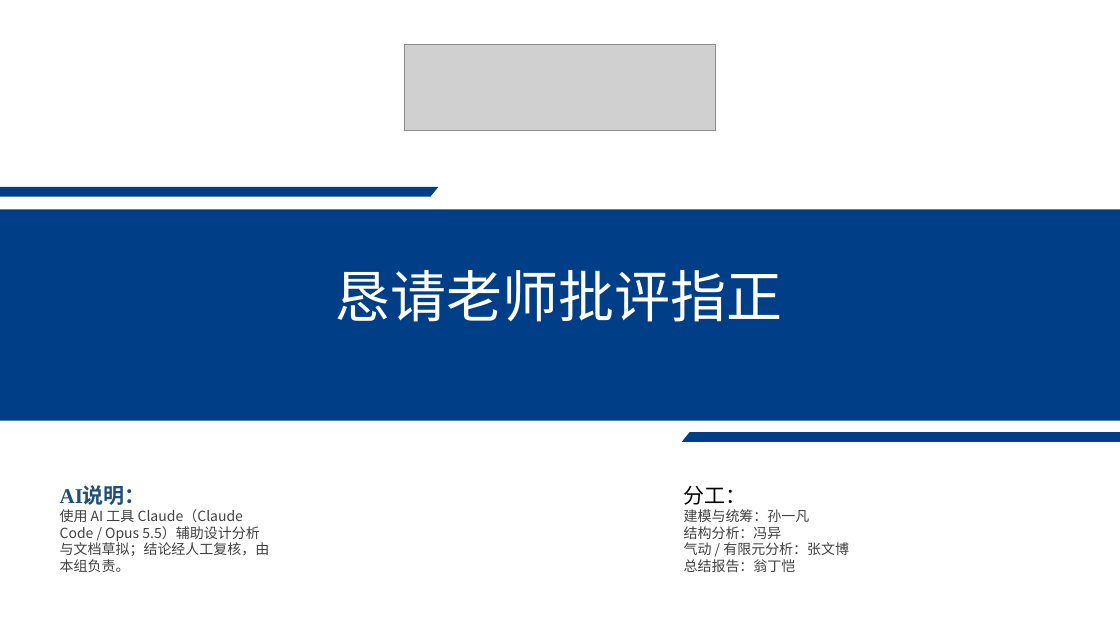
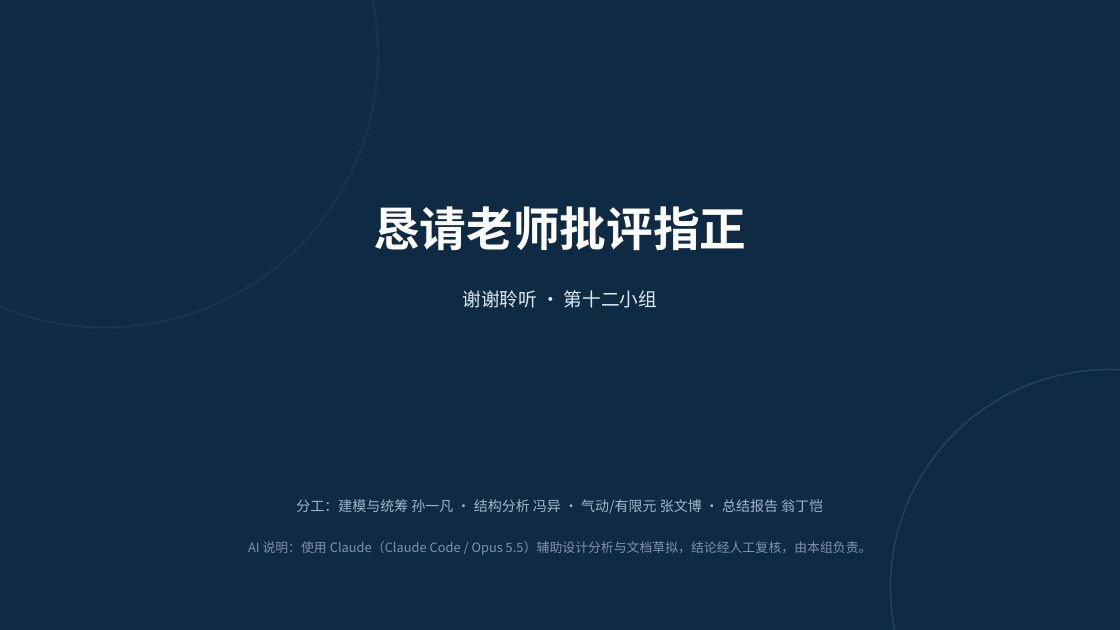
Before and after one commit to SunYifan-IrV/Aircraft_Structure_design, a slide deck: slide 13 of 05_Presentation/飞行器结构设计报告.pptx (slide 9 before the commit). Drawn at 1120x630 pixels with LibreOffice and Linux fonts; fonts in the diff are those of the drawing; grey boxes stand for pictures. Boxes give left, top, right and bottom in pixels: in the first picture for what was removed or moved away, otherwise in the second. Text is boxed around its words. In the diff, an @@ line names an element or a change of style, - is before the commit and + after.

```diff
--- a/05_Presentation/飞行器结构设计报告.pptx
+++ b/05_Presentation/飞行器结构设计报告.pptx
@@ background #FFFFFF to #0F2A43 @@
@@ ellipse added at (0,0,378,328), fill #0F2A43, outline #16334F 2 pt @@
@@ picture removed at (405,45,715,131) @@
@@ rectangle removed at (0,209,1120,421) @@
@@ parallelogram removed at (0,187,439,197) @@
@@ text "恳请老师批评指正": place and size @@
-text "恳请老师批评指正" at (334,270,782,322)
+text "恳请老师批评指正" at (373,206,746,251)
@@ text "恳请老师批评指正" at (373,206,746,251): size 48 to 40 pt, bold on; alignment left to centre; line spacing 1 to 1.12 @@
@@ text added at (463,290,657,308), 16 pt, text #DCEAF4 @@
+谢谢聆听 · 第十二小组
@@ ellipse added at (891,370,1120,630), fill #0F2A43, outline #1D415F 1.5 pt @@
@@ parallelogram removed at (682,432,1120,442) @@
@@ text at (296,499,823,514): text changed; text colour #404040 to #9FB6C8 @@
-分工：
-建模与统筹：孙一凡
-结构分析：冯异
-气动 / 有限元分析：张文博
-总结报告：翁丁恺
+分工：建模与统筹 孙一凡 · 结构分析 冯异 · 气动/有限元 张文博 · 总结报告 翁丁恺
@@ text at (248,541,872,555): text changed; size 12 to 11 pt; text colour #404040 to #7E95A8 @@
-AI说明：
-使用 AI 工具 Claude（Claude Code / Opus 5.5）辅助设计分析与文档草拟；结论经人工复核，由本组负责。
+AI 说明：使用 Claude（Claude Code / Opus 5.5）辅助设计分析与文档草拟，结论经人工复核，由本组负责。
```
Also in this commit, not shown: 3 other slides changed, 9 slides added, 5 slides removed, 4 other files.
